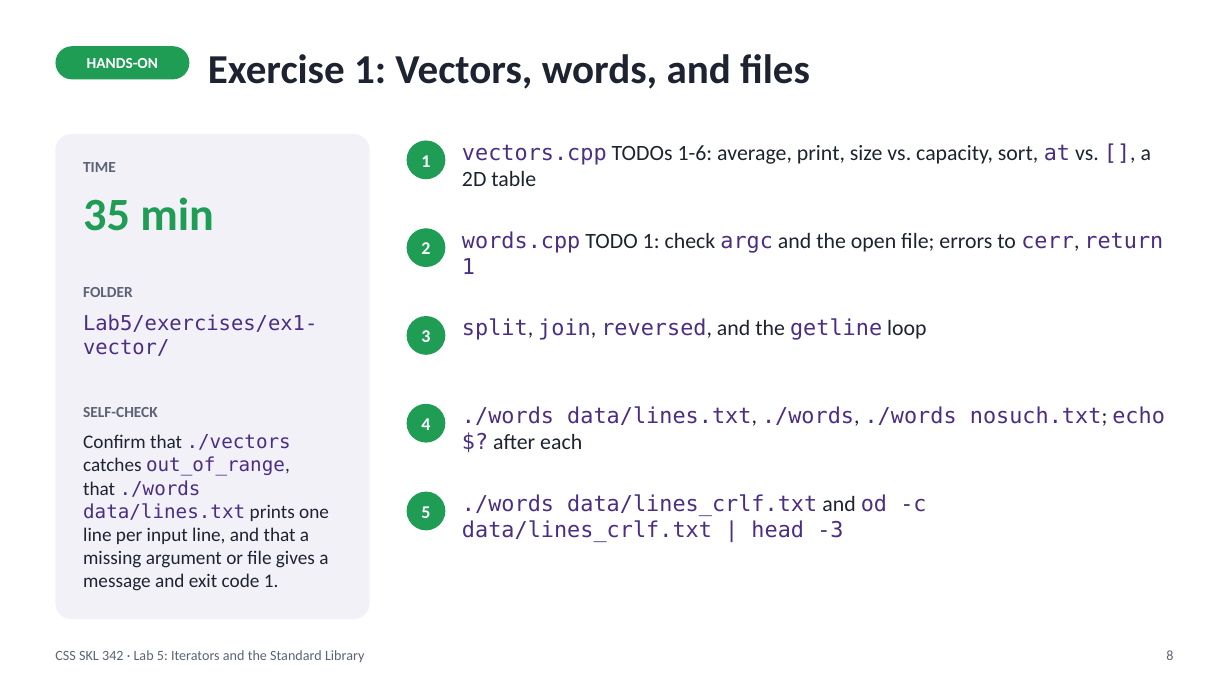
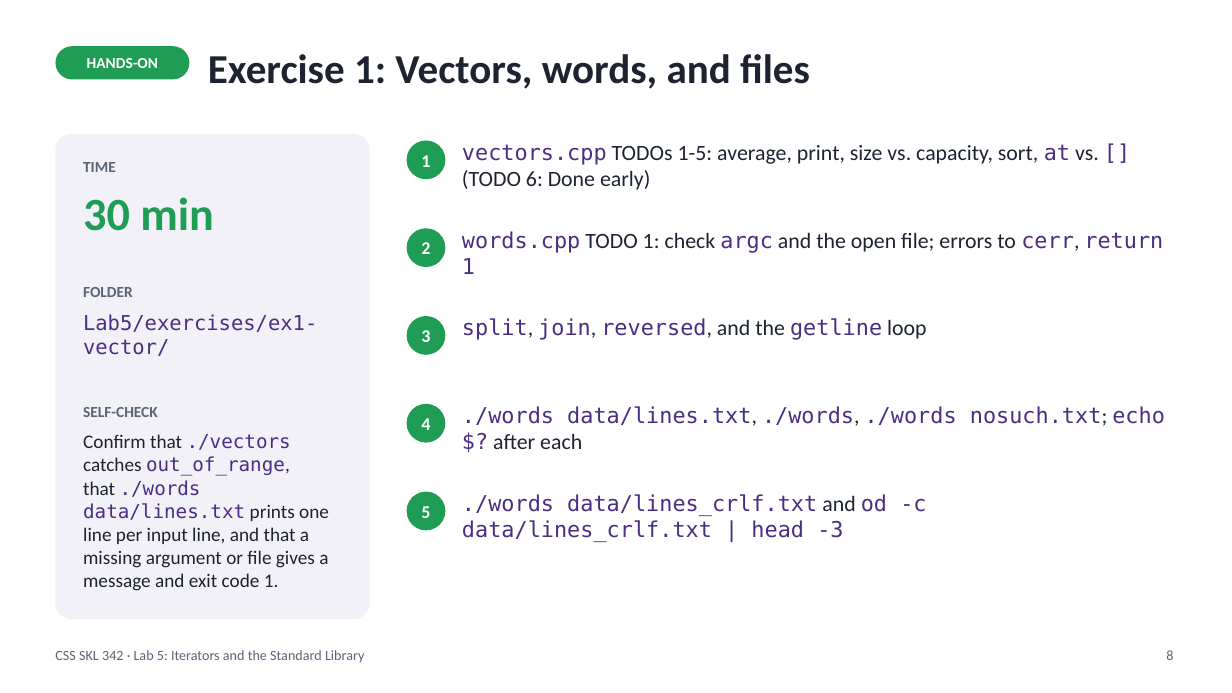
Before and after one commit to myuwbclasses/CSSSKL-342, a slide deck: slide 8 of Lab5/Lab5-Slides.pptx. Drawn at 1232x693 pixels with LibreOffice and Linux fonts; fonts in the diff are those of the drawing. Boxes give left, top, right and bottom in pixels: in the first picture for what was removed or moved away, otherwise in the second. Text is boxed around its words. In the diff, an @@ line names an element or a change of style, - is before the commit and + after.

```diff
--- a/Lab5/Lab5-Slides.pptx
+++ b/Lab5/Lab5-Slides.pptx
@@ text at [462,144,1099,190]: text changed @@
-vectors.cpp TODOs 1-6: average, print, size vs. capacity, sort, at vs. [], a 2D table
+vectors.cpp TODOs 1-5: average, print, size vs. capacity, sort, at vs. [] (TODO 6: Done early)
@@ text at [83,197,214,231]: text changed @@
-35 min
+30 min
```
Also in this commit, not shown: 15 other slides changed, 2 slides added, 1 slide removed, 47 other files.
